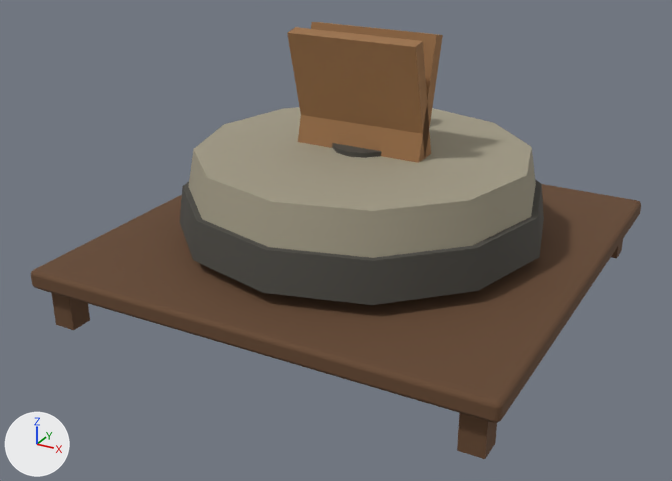
Two versions of the glTF model public/assets/maps/detail-v1/models/millstone.glb, one commit apart.
One viewpoint serves both versions: a 50 mm camera at (2.41, -4.72, 2.63) aimed at (-0.05, -0.24, 0.39). Lighting does not change. The marker at lower left points along +X, +Y and +Z. The first picture is the older version. Vertices at exactly the same position are counted once.

The first picture shows 'millstone'.
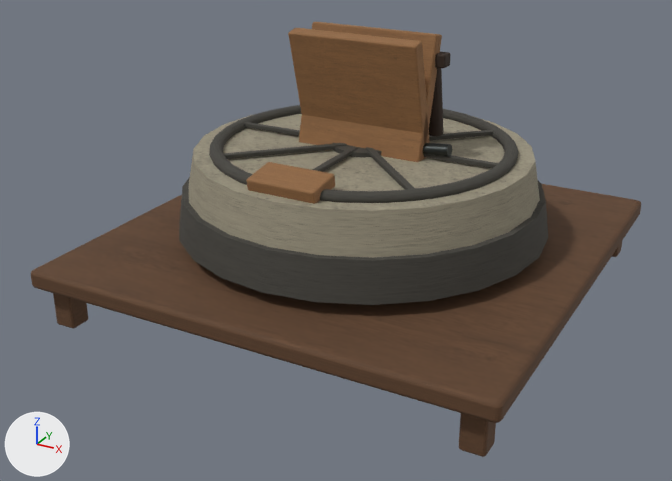
Diff of the bpy script that builds the scene:
```diff
--- a/public/assets/maps/detail-v1/models/millstone.glb.py
+++ b/public/assets/maps/detail-v1/models/millstone.glb.py
@@ img_map_detail_base_color @@
+img_map_detail_base_color = load_image('map-detail-base-color', '_unpacked/map-detail-base-color', 512, 512, 'sRGB')
@@ img_map_detail_normal @@
+img_map_detail_normal = load_image('map-detail-normal', '_unpacked/map-detail-normal', 512, 512, 'Non-Color')
@@ img_map_detail_orm @@
+img_map_detail_orm = load_image('map-detail-orm', '_unpacked/map-detail-orm', 512, 512, 'Non-Color')
@@ mat_material_0 @@
 mat_material_0 = bpy.data.materials.new('Material_0')
-# nodes: BsdfPrincipled, OutputMaterial, TexImage
-# uses the picture img_map_detail_palette_v1
+# nodes: BsdfPrincipled, Mix, NormalMap, OutputMaterial, SeparateColor, TexImage x3, VertexColor
+# uses the picture img_map_detail_base_color
+# uses the picture img_map_detail_normal
+# uses the picture img_map_detail_orm
@@ me_mesh_0 @@
 # used by ob_millstone; location = (0.0, 0.0, 0.0)
-me_mesh_0.from_pydata(...)  # 195 vertices, 336 faces; spans x -1.4..1.4, y -1.4..1.4, z 0.0..1.6
+me_mesh_0.from_pydata(...)  # 3538 vertices, 6936 faces; spans x -1.4..1.4, y -1.4..1.4, z 0.0..1.6
+# me_mesh_0 part 1: the loose piece of 8 vertices spanning x -1.32..-1.18, y -1.32..-1.18, z 0.0..0.25 is rebuilt with 152 vertices and now spans x -1.32..-1.18, y -1.32..-1.18, z 0.0..0.25
+# me_mesh_0 part 2: the loose piece of 8 vertices spanning x 1.18..1.32, y 1.18..1.32, z 0.0..0.25 is rebuilt with 152 vertices and now spans x 1.18..1.32, y 1.18..1.32, z 0.0..0.25
+# me_mesh_0 part 3: the loose piece of 8 vertices spanning x 1.18..1.32, y -1.32..-1.18, z 0.0..0.25 is rebuilt with 152 vertices and now spans x 1.18..1.32, y -1.32..-1.18, z 0.0..0.25
+# me_mesh_0 part 4: 8 vertices moved within x -0.4..0.4, y -0.18..0.18, z 0.9..1.58; 8 vertices removed from x -0.4..0.4, y -0.09..0.09, z 0.88..1.6; 2535 vertices added at x -1.08..1.08, y -1.08..1.08, z 0.44..1.6
+# me_mesh_0 part 5: 12 kept faces spanning x -1.4..1.4, y -1.4..1.4, z 0.25..0.37 get new texture (UV) coordinates
+# other edits to the shape of me_mesh_0 do not show in these pictures
 me_mesh_0.materials.append(mat_material_0)
```

Where the change shows, as pixel boxes (x1, y1, x2, y2) in the pictures (672 x 481 px):
'millstone', surface changed, reshaped: before (31, 22, 641, 459); after (31, 22, 641, 457)
part 1 of me_mesh_0, rebuilt (8% narrower): before (52, 293, 90, 330); after (53, 293, 88, 328)
part 2 of me_mesh_0, rebuilt (mostly hidden): before (611, 240, 623, 258); after (612, 242, 622, 257)
part 3 of me_mesh_0, rebuilt (7% narrower): before (457, 413, 497, 459); after (459, 413, 496, 457)
part 4 of me_mesh_0, built on: before (287, 22, 443, 163); after (179, 22, 548, 305)
part 5 of me_mesh_0, surface changed: (51, 184, 627, 417) in both
